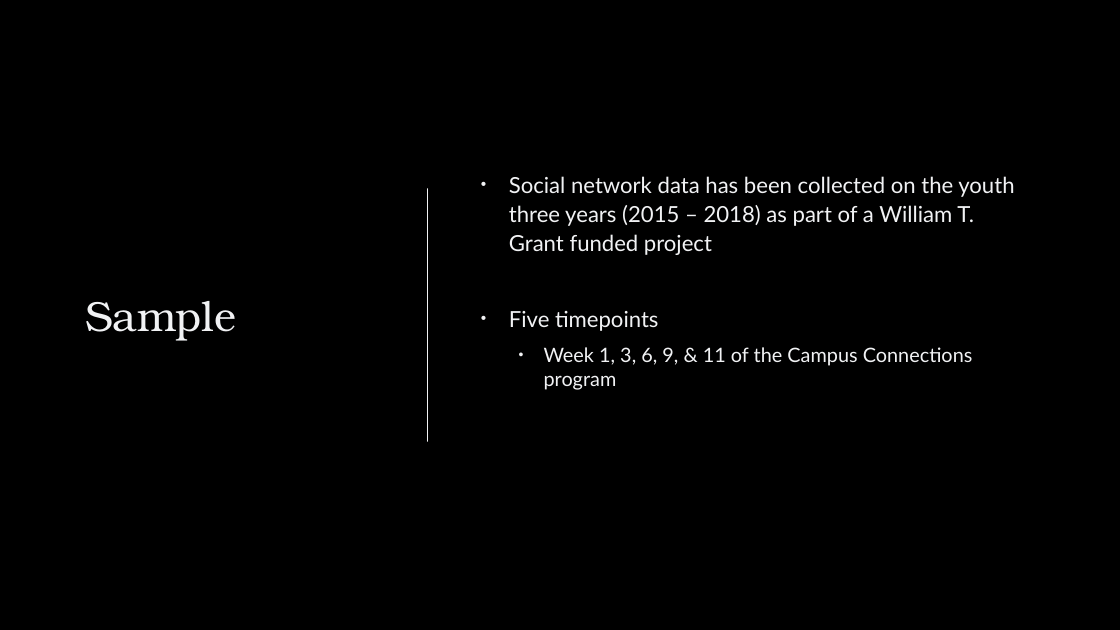
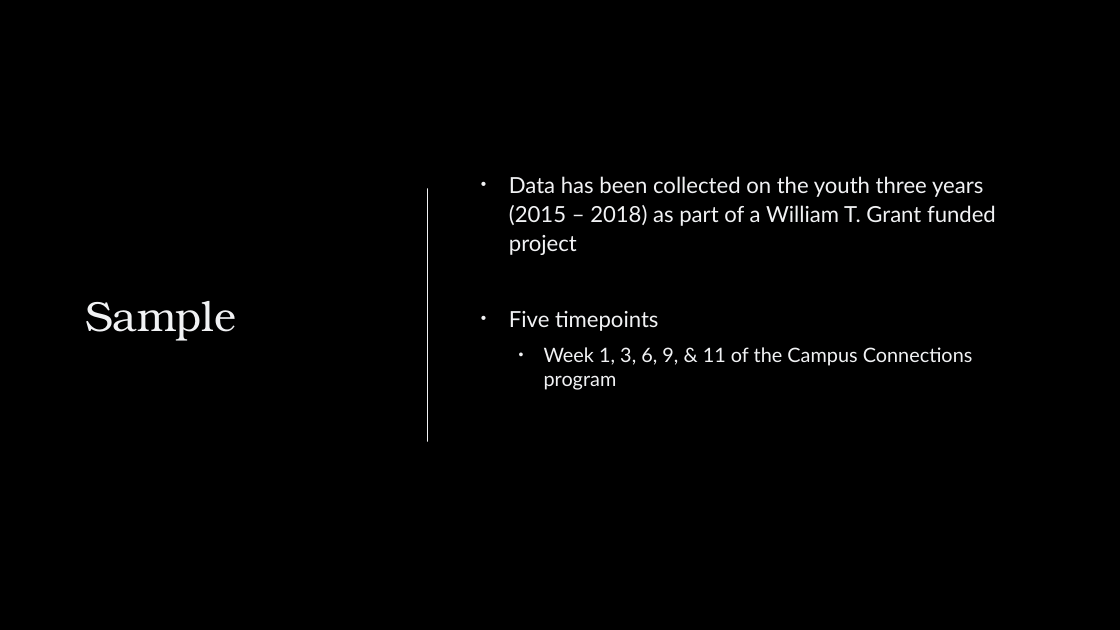
Before and after one commit to ndyetz/Thesis, a slide deck: slide 17 of Proposal/Yetz_Proposal.pptx. Drawn at 1120x630 pixels with LibreOffice and Linux fonts; fonts in the diff are those of the drawing; background and template pictures are left out. Boxes give left, top, right and bottom in pixels: in the first picture for what was removed or moved away, otherwise in the second. Text is boxed around its words. In the diff, an @@ line names an element or a change of style, - is before the commit and + after.

```diff
--- a/Proposal/Yetz_Proposal.pptx
+++ b/Proposal/Yetz_Proposal.pptx
@@ text at (509, 176, 996, 255): text changed @@
-• Social network data has been collected on the youth three years (2015 – 2018) as part of a William T. Grant funded project
+• Data has been collected on the youth three years (2015 – 2018) as part of a William T. Grant funded project
```
Also in this commit, not shown: 1 other slide changed, 1 slide added, 11 other files.
